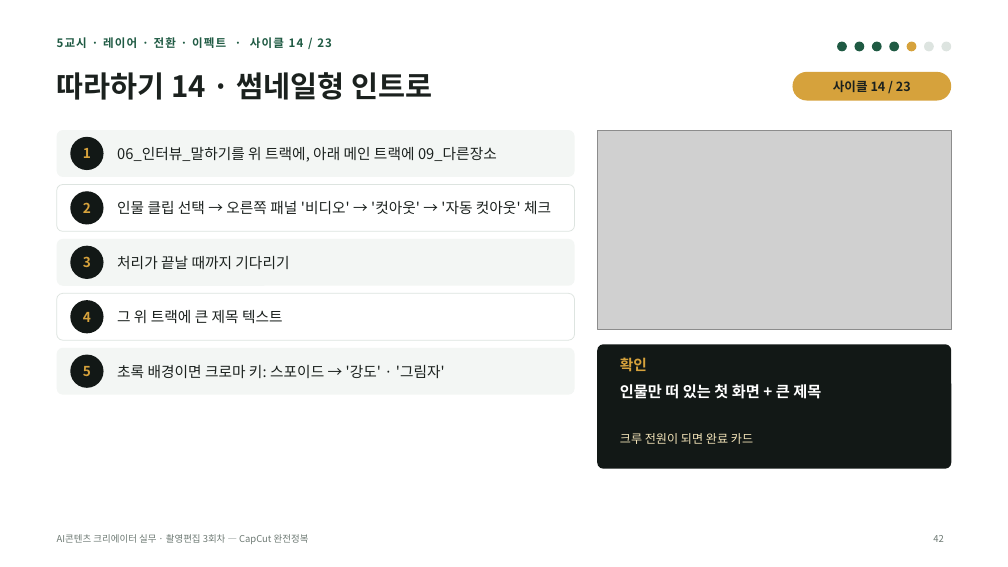
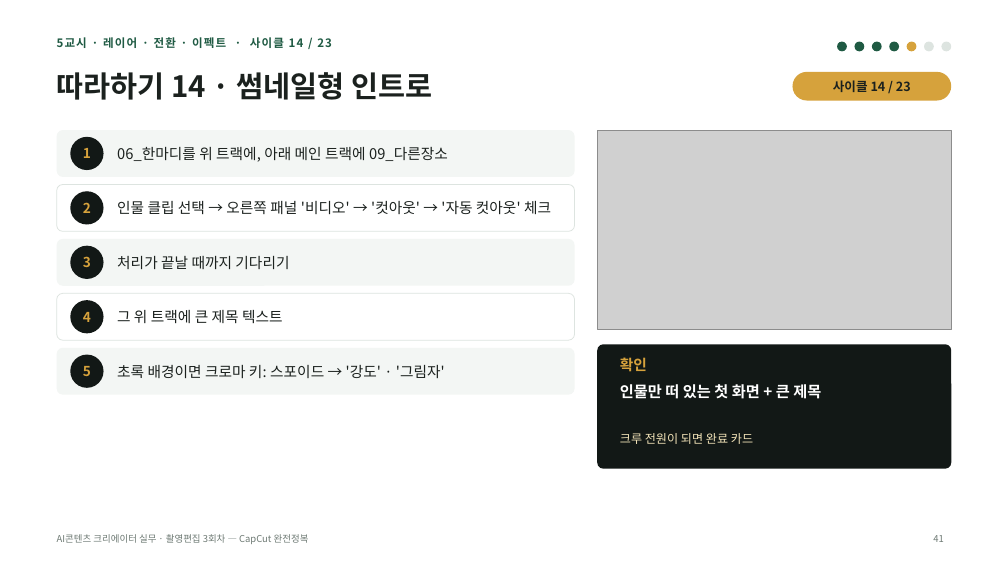
Before and after one commit to yujida/MARUBIT, a slide deck: slide 41 of lectures/03/3회차_CapCut완전정복_슬라이드.pptx (slide 42 before the commit). Drawn at 1008x567 pixels with LibreOffice and Linux fonts; fonts in the diff are those of the drawing; grey boxes stand for pictures. Boxes give left, top, right and bottom in pixels: in the first picture for what was removed or moved away, otherwise in the second. Text is boxed around its words. In the diff, an @@ line names an element or a change of style, - is before the commit and + after.

```diff
--- a/lectures/03/3회차_CapCut완전정복_슬라이드.pptx
+++ b/lectures/03/3회차_CapCut완전정복_슬라이드.pptx
@@ text at box(117, 147, 448, 162): text changed @@
-06_인터뷰_말하기를 위 트랙에, 아래 메인 트랙에 09_다른장소
+06_한마디를 위 트랙에, 아래 메인 트랙에 09_다른장소
```
Also in this commit, not shown: 3 other slides changed, 1 slide removed, 1 other file.
